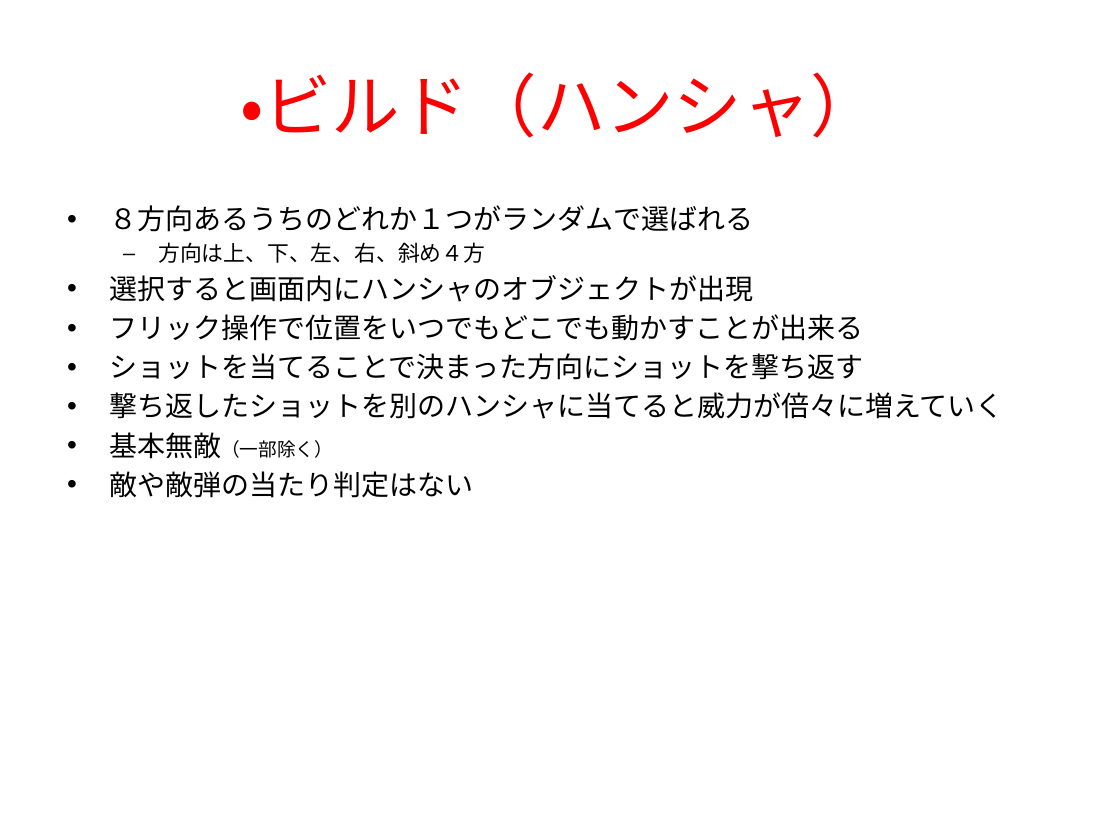
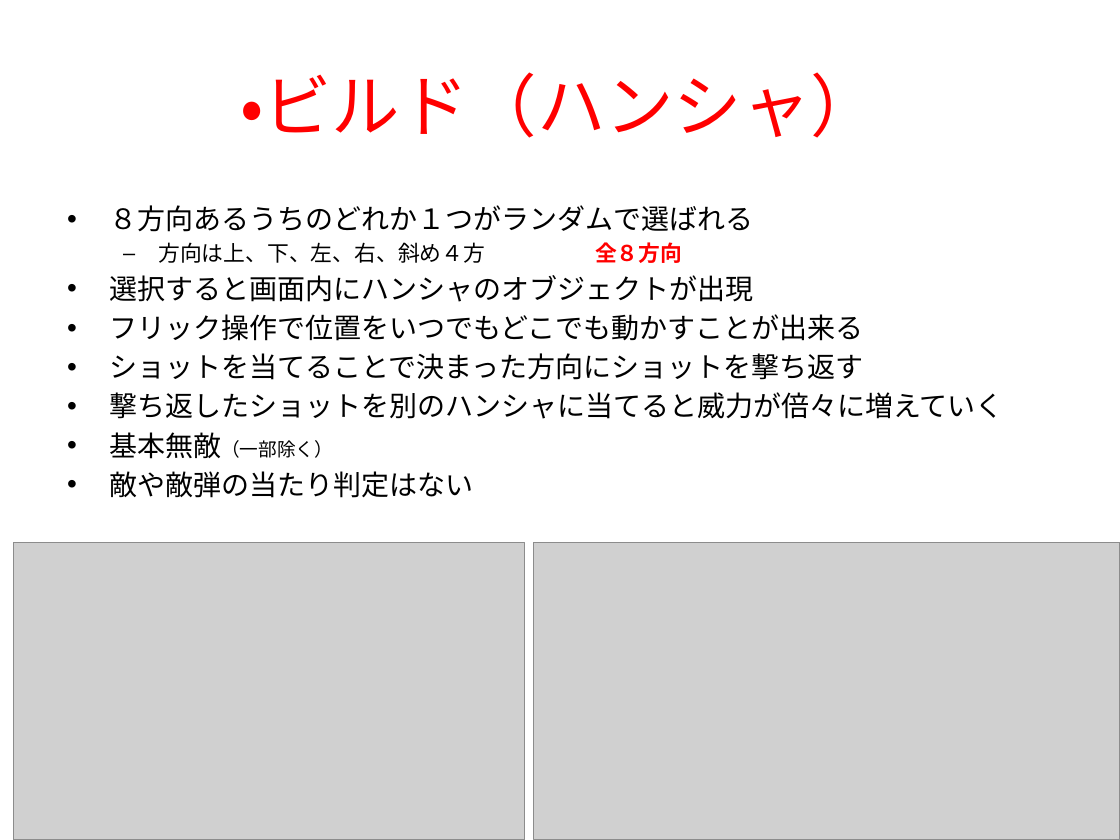
Before and after one commit to flash-kudo/shooting-01, a slide deck: slide 10 of project/資料/スマホ最適化縦STG_仕様書2019.pptx (slide 9 before the commit). Drawn at 1120x840 pixels with LibreOffice and Linux fonts; fonts in the diff are those of the drawing; grey boxes stand for pictures. Boxes give left, top, right and bottom in pixels: in the first picture for what was removed or moved away, otherwise in the second. Text is boxed around its words. In the diff, an @@ line names an element or a change of style, - is before the commit and + after.

Commit message:
se追加＿ビルド周り資料更新

```diff
--- a/project/資料/スマホ最適化縦STG_仕様書2019.pptx
+++ b/project/資料/スマホ最適化縦STG_仕様書2019.pptx
@@ text at bbox=[158, 242, 682, 263]: text changed @@
-  – 方向は上、下、左、右、斜め４方
+  – 方向は上、下、左、右、斜め４方 全８方向
@@ picture added at bbox=[13, 542, 524, 840] @@
@@ picture added at bbox=[534, 542, 1120, 840] @@
```
Also in this commit, not shown: 3 other slides changed, 2 slides added, 13 other files.
